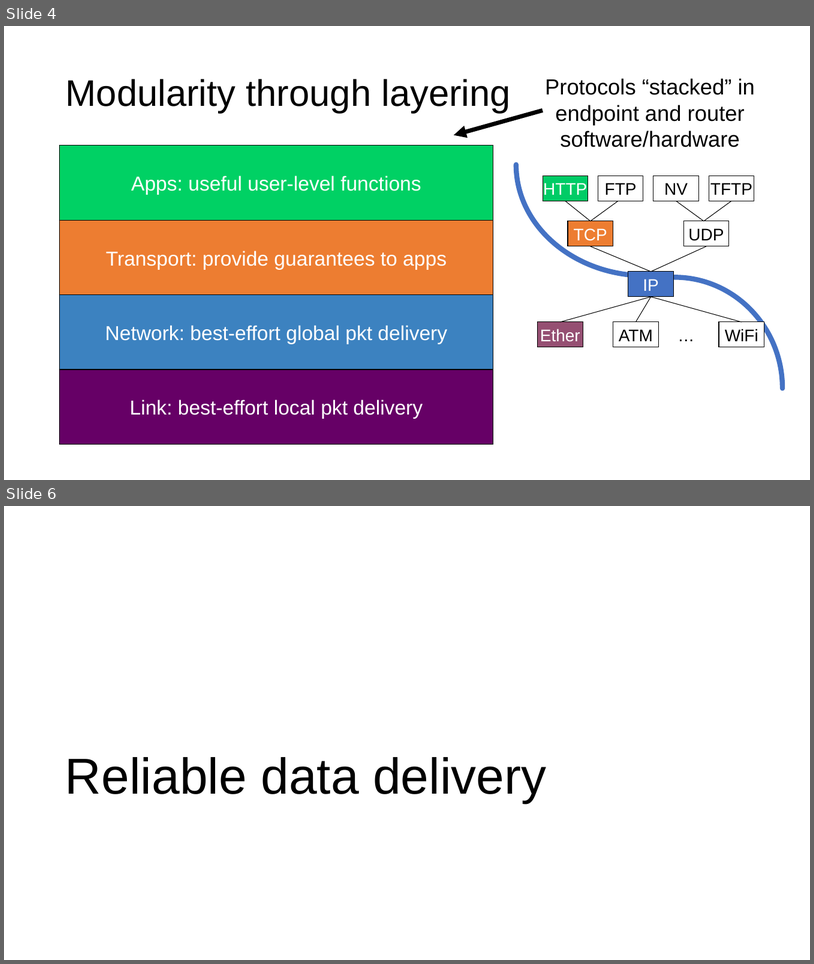
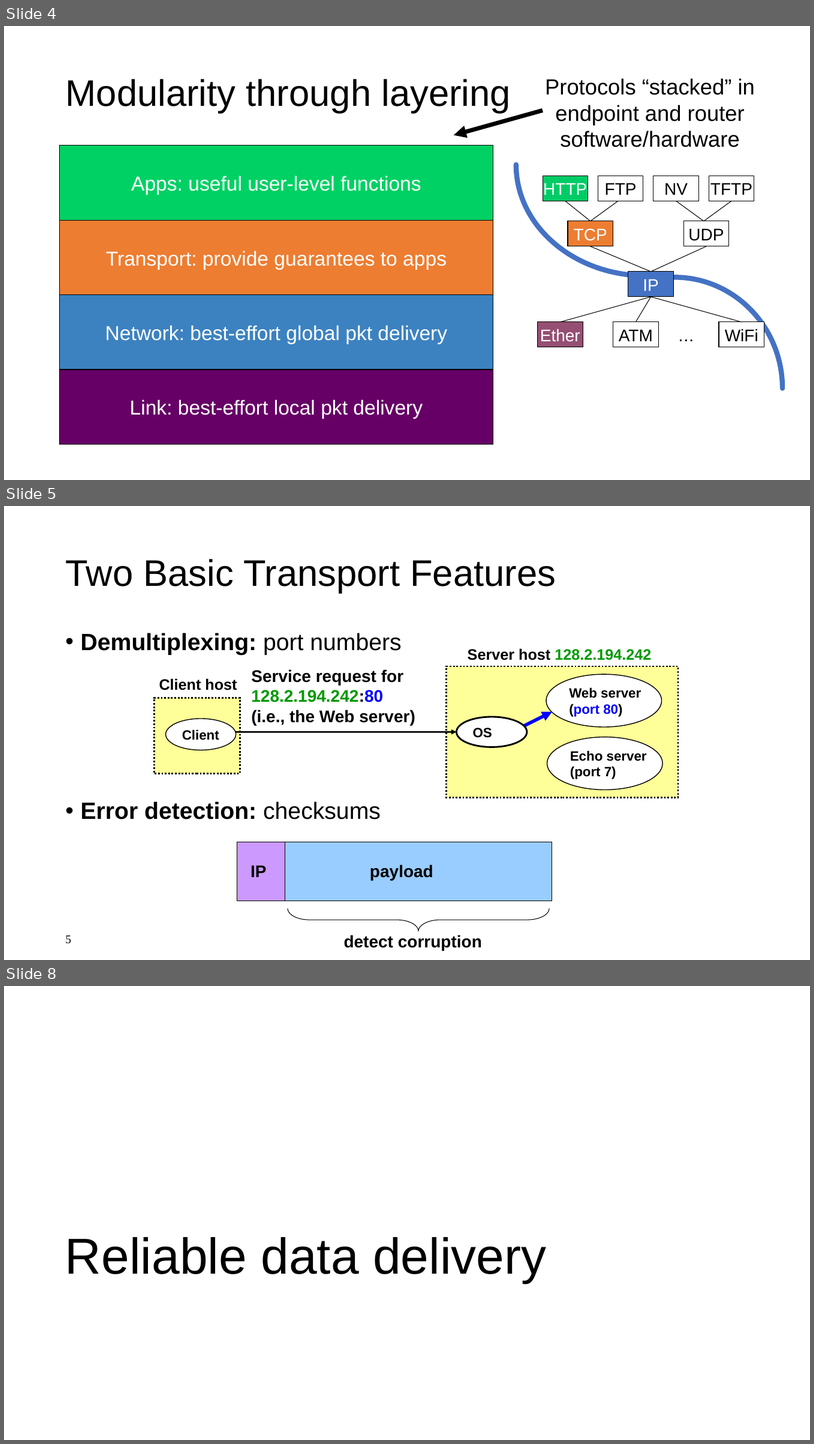
Before and after one commit to ngsrinivas/coursegen, a slide deck: ex/552-F19/lectures/05-transport.pptx. Shown one above the other, each under a label of ours: slides 4 and 6 before the commit, slides 4, 5 and 8 after it; the slides between them are not shown. The pictures are 814x964 and 814x1444 pixels, drawn with LibreOffice and Linux fonts; fonts in the diff are those of the drawing. Boxes give left, top, right and bottom in pixels: in the first picture for what was removed or moved away, otherwise in the second. Text is boxed around its words. In the diff, an @@ line names an element or a change of style, - is before the commit and + after.

Commit message:
Add lecture 5 (transport) and announcement lecture 6 review questions

```diff
--- a/ex/552-F19/lectures/05-transport.pptx
+++ b/ex/552-F19/lectures/05-transport.pptx
@@ slide 5 added at bbox=[4, 506, 810, 960], background #FFFFFF @@
@@ title added at bbox=[65, 559, 556, 593], 44 pt, text #000000 @@
+Two Basic Transport Features
@@ text added at bbox=[81, 633, 401, 819], 28 pt, text #000000, bold @@
+• Demultiplexing: port numbers
+• Error detection: checksums
@@ text added at bbox=[468, 648, 651, 660], 18 pt, text #009900, bold @@
+Server host 128.2.194.242
@@ rectangle added at bbox=[447, 666, 678, 798], fill #FFFF99, outline #000000 2 pt dashed @@
@@ text added at bbox=[159, 678, 237, 690], 18 pt, text #000000, bold @@
+Client host
@@ text added at bbox=[251, 669, 415, 725], 20 pt, text #000000, bold @@
+Service request for
+128.2.194.242:80
+(i.e., the Web server)
@@ ellipse added at bbox=[546, 674, 662, 727], fill #FFFFFF, outline #000000 1 pt, 16 pt, text #000000, bold @@
+Web server
+(port 80)
@@ rectangle added at bbox=[154, 698, 240, 774], fill #FFFF99, outline #000000 2 pt dashed @@
@@ ellipse added at bbox=[166, 718, 236, 750], fill #FFFFFF, outline #000000 1 pt, 16 pt, text #000000, bold @@
+Client
@@ ellipse added at bbox=[456, 717, 527, 747], fill #FFFFFF, outline #000000 2 pt, 16 pt, text #000000, bold @@
+OS
@@ arrow added from (522, 727) to (552, 712), #0000FF 4 pt @@
@@ arrow added from (230, 732) to (456, 732), #000000 2 pt @@
@@ ellipse added at bbox=[547, 737, 663, 790], fill #FFFFFF, outline #000000 1 pt, 16 pt, text #000000, bold @@
+Echo server
+(port 7)
@@ rectangle added at bbox=[237, 843, 552, 901], fill #99CCFF, outline #000000 0.75 pt @@
@@ rectangle added at bbox=[237, 843, 285, 901], fill #CC99FF, outline #000000 0.75 pt @@
@@ text added at bbox=[251, 865, 266, 877], 20 pt, text #000000, bold @@
+IP
@@ text added at bbox=[370, 864, 434, 880], 20 pt, text #000000, bold @@
+payload
@@ left brace added at bbox=[288, 908, 550, 931], outline #000000 0.75 pt @@
@@ page number added at bbox=[65, 935, 71, 943], 14 pt, text #000000 @@
+5
@@ text added at bbox=[344, 934, 482, 950], 20 pt, text #000000, bold @@
+detect corruption
@@ what was slide 6 is now slide 8 @@
```
Also in this commit, not shown: 7 slides changed, 8 other slides added, 2 other files.
